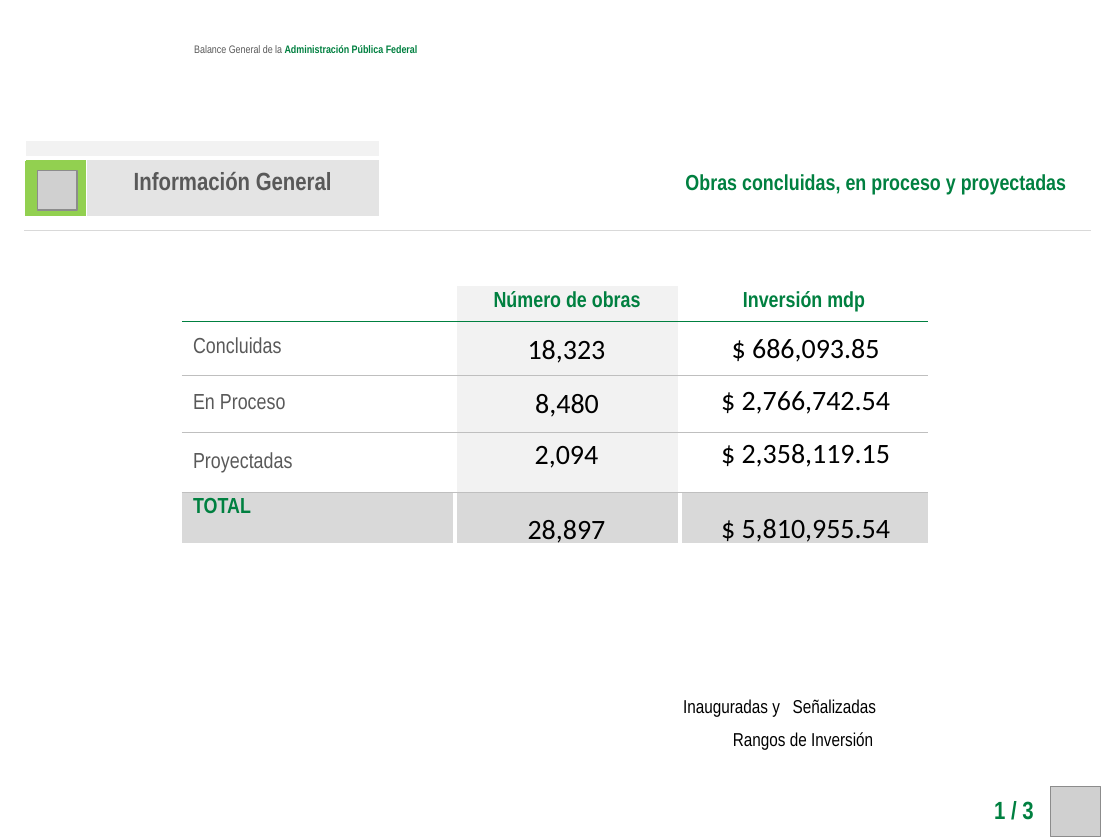
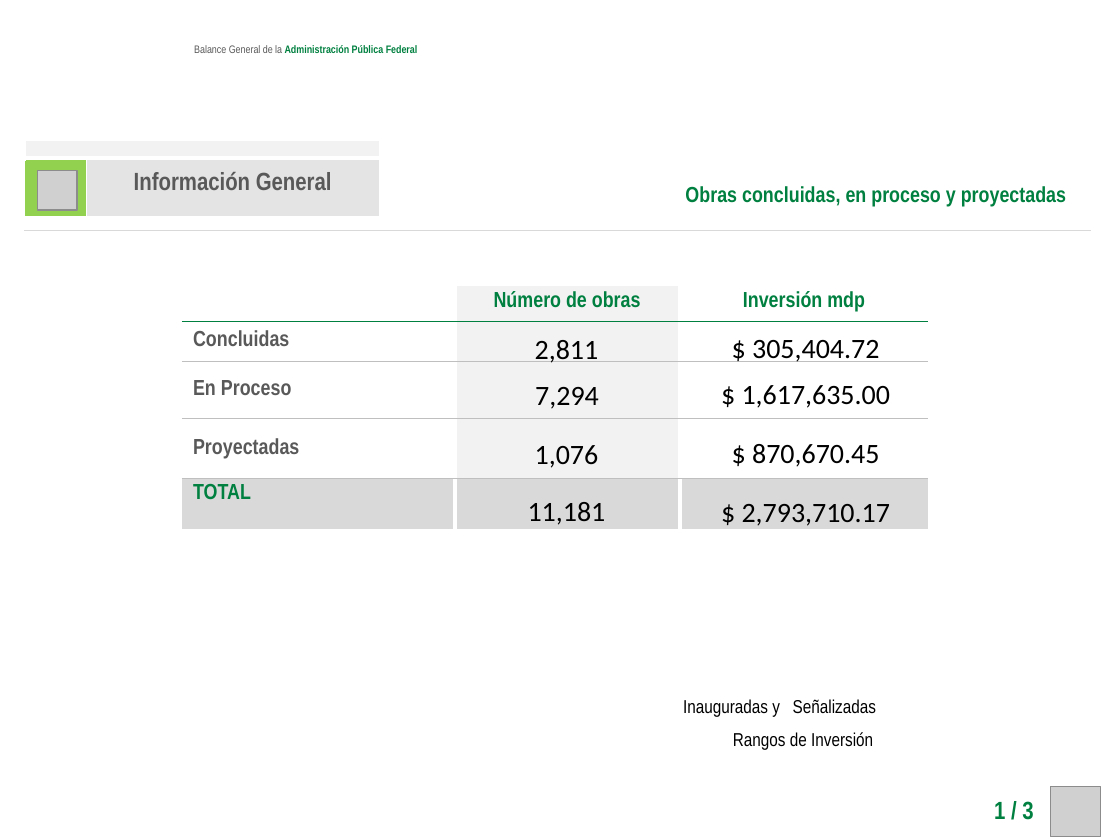
Before and after one commit to fpedro23/djangoObras, a slide deck: slide 1 of obras/static/ppt/ppt-generados/balance_general_1.pptx. Drawn at 1120x840 pixels with LibreOffice and Linux fonts; fonts in the diff are those of the drawing; grey boxes stand for pictures; background and template pictures are left out. Boxes give left, top, right and bottom in pixels: in the first picture for what was removed or moved away, otherwise in the second. Text is boxed around its words. In the diff, an @@ line names an element or a change of style, - is before the commit and + after.

```diff
--- a/obras/static/ppt/ppt-generados/balance_general_1.pptx
+++ b/obras/static/ppt/ppt-generados/balance_general_1.pptx
@@ title "Obras concluidas, en proceso y ...": place and size @@
-title "Obras concluidas, en proceso y ..." at [685, 174, 1066, 195]
+title "Obras concluidas, en proceso y ..." at [685, 186, 1066, 207]
@@ table at [181, 286, 928, 544] @@
@@ bold on in "Concluidas", "En Proceso", "Proyectadas" @@
@@ text at [535, 340, 599, 363]: text changed @@
-18,323
+2,811
@@ text at [752, 340, 879, 362]: text changed @@
-$ 686,093.85
+$ 305,404.72
@@ text at [535, 387, 599, 409]: text changed @@
-8,480
+7,294
@@ text at [742, 385, 891, 408]: text changed @@
-$ 2,766,742.54
+$ 1,617,635.00
@@ text at [535, 445, 599, 468]: text changed @@
-2,094
+1,076
@@ text at [752, 444, 879, 467]: text changed @@
-$ 2,358,119.15
+$ 870,670.45
@@ text at [528, 502, 606, 525]: text changed @@
-28,897
+11,181
@@ text at [742, 504, 891, 526]: text changed @@
-$ 5,810,955.54
+$ 2,793,710.17
```
Also in this commit, not shown: 24 other files.
